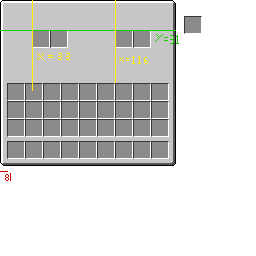
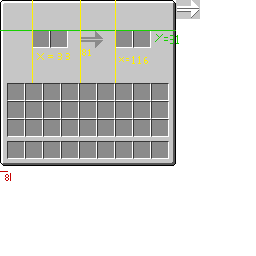
Layers edited between the first and the second 256 x 256 image:
renamed "Layer 9" to "Lines", painted on it over (32, 0, 179, 91)
painted on "Layer 0" over (81, 0, 202, 48)
